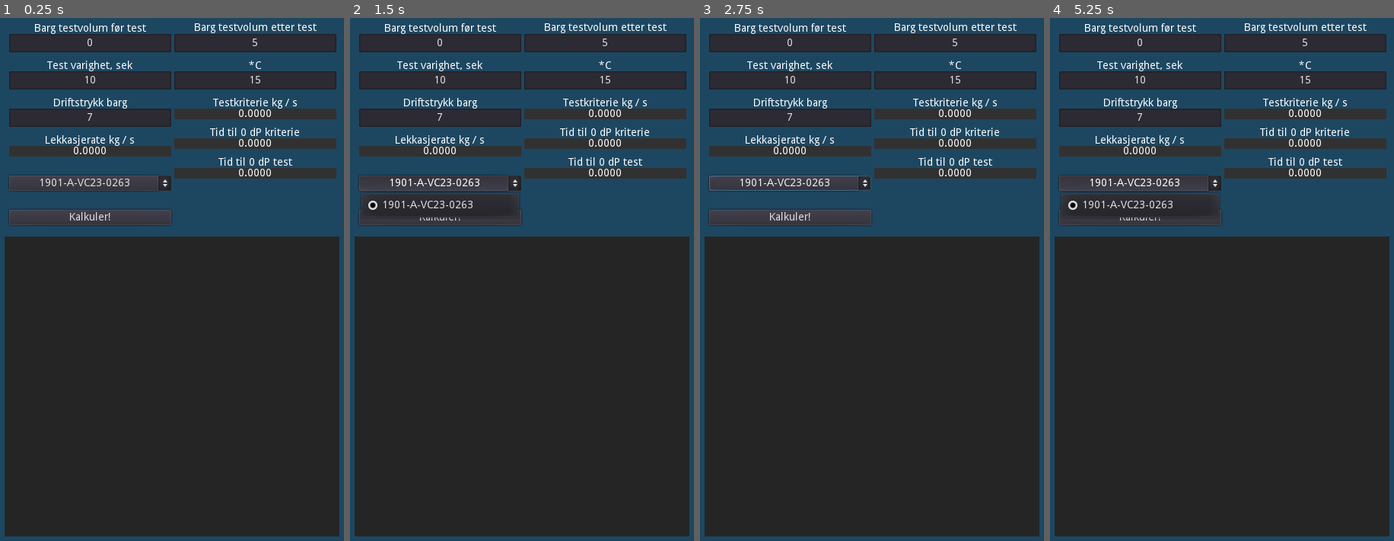
Above: before the commit, frames 1-4 (left to right).
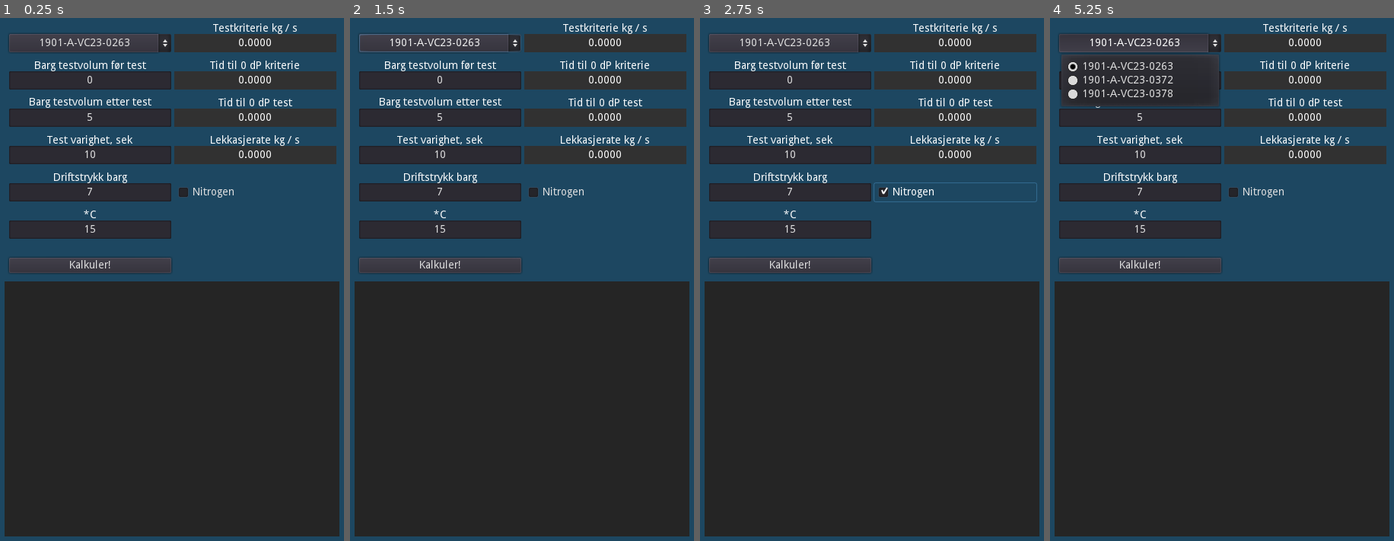
Above: after the commit, the same moments.

Repository: Keroflux/Critical-leak-test
Game: Godot game, scene res://Control.tscn
Two runs of this game, one before a commit and one after it. Both use one fixed random seed, a clock stepped at 60 frames per second and the inputs below.
Inputs (mouse positions are in pixels of both pictures, inside the frame that each line leads up to):
- Up to frame 1 (0.25 s): no input
- Up to frame 2 (1.5 s): click "1901-A-VC23-0263" at 0.5 s; click "Kalkuler!" at 1.25 s
- Up to frame 3 (2.75 s): click (954, 190) at 2 s, where only the run after the commit has a clickable "Nitrogen"
- Up to frame 4 (5.25 s): click "1901-A-VC23-0263" at 2.75 s; click "Kalkuler!" at 3.5 s; click (1304, 190) at 4.25 s, where only the run after the commit has a clickable "Nitrogen"; click "1901-A-VC23-0263" at 5 s

The runs differ from the first frame. In frame 1, 19% of the frame differs, in the area x 1-99%, y 0-51%; in frame 2, 19%; in frame 3, 20%; in frame 4, 22%.

Commit message:
Added more valves

Diff:
--- a/Control.tscn
+++ b/Control.tscn
@@ -39,10 +39,22 @@
 size_flags_vertical = 3
 custom_constants/separation = 25
 
+[node name="OptionButton" type="OptionButton" parent="MarginContainer/HBoxContainer/VBoxContainer"]
+unique_name_in_owner = true
+margin_right = 213.0
+margin_bottom = 24.0
+rect_min_size = Vector2( 0, 24 )
+size_flags_horizontal = 3
+text = "1901-A-VC23-0263"
+align = 1
+items = [ "1901-A-VC23-0263", null, false, 0, null, "1901-A-VC23-0372", null, false, 1, null, "1901-A-VC23-0378", null, false, 2, null ]
+selected = 0
+
 [node name="PressureStart" type="LineEdit" parent="MarginContainer/HBoxContainer/VBoxContainer"]
 unique_name_in_owner = true
-margin_right = 213.0
-margin_bottom = 24.0
+margin_top = 49.0
+margin_right = 213.0
+margin_bottom = 73.0
 size_flags_horizontal = 3
 text = "0"
 align = 1
@@ -60,11 +72,28 @@
 "_edit_use_anchors_": true
 }
 
+[node name="PressureAfter" type="LineEdit" parent="MarginContainer/HBoxContainer/VBoxContainer"]
+unique_name_in_owner = true
+margin_top = 98.0
+margin_right = 213.0
+margin_bottom = 122.0
+size_flags_horizontal = 3
+text = "5"
+align = 1
+
+[node name="Label" type="Label" parent="MarginContainer/HBoxContainer/VBoxContainer/PressureAfter"]
+anchor_right = 1.0
+margin_top = -15.0
+margin_bottom = -1.0
+text = "Barg testvolum etter test"
+align = 1
+valign = 1
+
 [node name="TestTime" type="LineEdit" parent="MarginContainer/HBoxContainer/VBoxContainer"]
 unique_name_in_owner = true
-margin_top = 49.0
-margin_right = 213.0
-margin_bottom = 73.0
+margin_top = 147.0
+margin_right = 213.0
+margin_bottom = 171.0
 size_flags_horizontal = 3
 text = "10"
 align = 1
@@ -78,9 +107,9 @@
 
 [node name="PressureExternal" type="LineEdit" parent="MarginContainer/HBoxContainer/VBoxContainer"]
 unique_name_in_owner = true
-margin_top = 98.0
-margin_right = 213.0
-margin_bottom = 122.0
+margin_top = 196.0
+margin_right = 213.0
+margin_bottom = 220.0
 size_flags_horizontal = 3
 text = "7"
 align = 1
@@ -92,46 +121,28 @@
 align = 1
 valign = 1
 
-[node name="LeakRate" type="Label" parent="MarginContainer/HBoxContainer/VBoxContainer"]
-unique_name_in_owner = true
-margin_top = 147.0
-margin_right = 213.0
-margin_bottom = 161.0
-size_flags_horizontal = 3
-size_flags_vertical = 1
-custom_styles/normal = SubResource( 1 )
-text = "0.0000"
-align = 1
-valign = 1
-
-[node name="Label" type="Label" parent="MarginContainer/HBoxContainer/VBoxContainer/LeakRate"]
-anchor_right = 1.0
-margin_top = -14.0
-text = "Lekkasjerate kg / s"
-align = 1
-
-[node name="OptionButton" type="OptionButton" parent="MarginContainer/HBoxContainer/VBoxContainer"]
-unique_name_in_owner = true
-margin_top = 186.0
-margin_right = 213.0
-margin_bottom = 206.0
-size_flags_horizontal = 3
-text = "1901-A-VC23-0263"
-align = 1
-items = [ "1901-A-VC23-0263", null, false, 0, null ]
-selected = 0
+[node name="Temperatur" type="LineEdit" parent="MarginContainer/HBoxContainer/VBoxContainer"]
+unique_name_in_owner = true
+margin_top = 245.0
+margin_right = 213.0
+margin_bottom = 269.0
+size_flags_horizontal = 3
+text = "15"
+align = 1
+
+[node name="Label" type="Label" parent="MarginContainer/HBoxContainer/VBoxContainer/Temperatur"]
+anchor_right = 1.0
+margin_top = -14.0
+text = "*C"
+align = 1
+valign = 1
 
 [node name="Button" type="Button" parent="MarginContainer/HBoxContainer/VBoxContainer"]
-margin_top = 231.0
-margin_right = 213.0
-margin_bottom = 251.0
+margin_top = 294.0
+margin_right = 213.0
+margin_bottom = 314.0
 size_flags_horizontal = 3
 text = "Kalkuler!"
-
-[node name="ColorRect" type="ColorRect" parent="MarginContainer/HBoxContainer/VBoxContainer"]
-margin_top = 276.0
-margin_right = 213.0
-margin_bottom = 276.0
 
 [node name="VBoxContainer2" type="VBoxContainer" parent="MarginContainer/HBoxContainer"]
 margin_left = 217.0
@@ -141,101 +152,98 @@
 size_flags_vertical = 3
 custom_constants/separation = 25
 
-[node name="PressureAfter" type="LineEdit" parent="MarginContainer/HBoxContainer/VBoxContainer2"]
+[node name="CritLeak" type="Label" parent="MarginContainer/HBoxContainer/VBoxContainer2"]
 unique_name_in_owner = true
 margin_right = 213.0
 margin_bottom = 24.0
-size_flags_horizontal = 3
-text = "5"
-align = 1
-
-[node name="Label" type="Label" parent="MarginContainer/HBoxContainer/VBoxContainer2/PressureAfter"]
-anchor_right = 1.0
-margin_top = -15.0
-margin_bottom = -1.0
-text = "Barg testvolum etter test"
-align = 1
-valign = 1
-
-[node name="Temperatur" type="LineEdit" parent="MarginContainer/HBoxContainer/VBoxContainer2"]
+rect_min_size = Vector2( 0, 24 )
+size_flags_horizontal = 3
+size_flags_vertical = 1
+custom_styles/normal = SubResource( 1 )
+text = "0.0000"
+align = 1
+valign = 1
+
+[node name="Label" type="Label" parent="MarginContainer/HBoxContainer/VBoxContainer2/CritLeak"]
+anchor_right = 1.0
+margin_top = -14.0
+text = "Testkriterie kg / s"
+align = 1
+valign = 2
+
+[node name="CritLeakSec" type="Label" parent="MarginContainer/HBoxContainer/VBoxContainer2"]
 unique_name_in_owner = true
 margin_top = 49.0
 margin_right = 213.0
 margin_bottom = 73.0
-size_flags_horizontal = 3
-text = "15"
-align = 1
-
-[node name="Label" type="Label" parent="MarginContainer/HBoxContainer/VBoxContainer2/Temperatur"]
-anchor_right = 1.0
-margin_top = -14.0
-text = "*C"
-align = 1
-valign = 1
-
-[node name="CritLeak" type="Label" parent="MarginContainer/HBoxContainer/VBoxContainer2"]
+rect_min_size = Vector2( 0, 24 )
+size_flags_horizontal = 3
+size_flags_vertical = 1
+custom_styles/normal = SubResource( 1 )
+text = "0.0000"
+align = 1
+valign = 1
+
+[node name="Label" type="Label" parent="MarginContainer/HBoxContainer/VBoxContainer2/CritLeakSec"]
+anchor_right = 1.0
+margin_top = -14.0
+text = "Tid til 0 dP kriterie"
+align = 1
+valign = 2
+
+[node name="LeakSec" type="Label" parent="MarginContainer/HBoxContainer/VBoxContainer2"]
 unique_name_in_owner = true
 margin_top = 98.0
 margin_right = 213.0
-margin_bottom = 112.0
-size_flags_horizontal = 3
-size_flags_vertical = 1
-custom_styles/normal = SubResource( 1 )
-text = "0.0000"
-align = 1
-valign = 1
-
-[node name="Label" type="Label" parent="MarginContainer/HBoxContainer/VBoxContainer2/CritLeak"]
-anchor_right = 1.0
-margin_top = -14.0
-text = "Testkriterie kg / s"
+margin_bottom = 122.0
+rect_min_size = Vector2( 0, 24 )
+size_flags_horizontal = 3
+size_flags_vertical = 1
+custom_styles/normal = SubResource( 1 )
+text = "0.0000"
+align = 1
+valign = 1
+
+[node name="Label" type="Label" parent="MarginContainer/HBoxContainer/VBoxContainer2/LeakSec"]
+anchor_right = 1.0
+margin_top = -14.0
+text = "Tid til 0 dP test"
 align = 1
 valign = 2
 
-[node name="CritLeakSec" type="Label" parent="MarginContainer/HBoxContainer/VBoxContainer2"]
-unique_name_in_owner = true
-margin_top = 137.0
-margin_right = 213.0
-margin_bottom = 151.0
-size_flags_horizontal = 3
-size_flags_vertical = 1
-custom_styles/normal = SubResource( 1 )
-text = "0.0000"
-align = 1
-valign = 1
-
-[node name="Label" type="Label" parent="MarginContainer/HBoxContainer/VBoxContainer2/CritLeakSec"]
-anchor_right = 1.0
-margin_top = -14.0
-text = "Tid til 0 dP kriterie"
-align = 1
-valign = 2
-
-[node name="LeakSec" type="Label" parent="MarginContainer/HBoxContainer/VBoxContainer2"]
-unique_name_in_owner = true
-margin_top = 176.0
-margin_right = 213.0
-margin_bottom = 190.0
-size_flags_horizontal = 3
-size_flags_vertical = 1
-custom_styles/normal = SubResource( 1 )
-text = "0.0000"
-align = 1
-valign = 1
-
-[node name="Label" type="Label" parent="MarginContainer/HBoxContainer/VBoxContainer2/LeakSec"]
-anchor_right = 1.0
-margin_top = -14.0
-text = "Tid til 0 dP test"
-align = 1
-valign = 2
+[node name="LeakRate" type="Label" parent="MarginContainer/HBoxContainer/VBoxContainer2"]
+unique_name_in_owner = true
+margin_top = 147.0
+margin_right = 213.0
+margin_bottom = 171.0
+rect_min_size = Vector2( 0, 24 )
+size_flags_horizontal = 3
+size_flags_vertical = 1
+custom_styles/normal = SubResource( 1 )
+text = "0.0000"
+align = 1
+valign = 1
+
+[node name="Label" type="Label" parent="MarginContainer/HBoxContainer/VBoxContainer2/LeakRate"]
+anchor_right = 1.0
+margin_top = -14.0
+text = "Lekkasjerate kg / s"
+align = 1
+
+[node name="Nitrogen" type="CheckBox" parent="MarginContainer/HBoxContainer/VBoxContainer2"]
+unique_name_in_owner = true
+margin_top = 196.0
+margin_right = 213.0
+margin_bottom = 220.0
+text = "Nitrogen"
 
 [node name="ColorRect2" type="ColorRect" parent="."]
 show_behind_parent = true
 margin_left = 19.0
-margin_top = 291.0
+margin_top = 350.0
 margin_right = 459.0
 margin_bottom = 685.0
 color = Color( 0.145098, 0.145098, 0.145098, 1 )
 
+[connection signal="item_selected" from="MarginContainer/HBoxContainer/VBoxContainer/OptionButton" to="." method="_on_OptionButton_item_selected"]
 [connection signal="pressed" from="MarginContainer/HBoxContainer/VBoxContainer/Button" to="." method="_on_Button_pressed"]
--- a/Lekkasje.gd
+++ b/Lekkasje.gd
@@ -1,6 +1,6 @@
 extends Control
 
-var tag = "1901-A-VC23-0263"
+var tag = "A-VC23-0263"
 # Variabler til bruk i kalkulering av lekkasje kriterie
 var MW: float = 28.01 	# MOL vekt for test medie
 var P1: float = 1.0 	# Trykk utenfor testvolum
@@ -130,8 +130,8 @@
 		size = test_size
 	if size == 0:
 		size = 1
-	var scale_x = 400 / (size * 0.01)
-	var scale_y = 400 / P1
+	var scale_x = 440 / (size * 0.01)
+	var scale_y = 335 / P1
 	var step_test = 0
 	var step_crit = 0
 	if not crit_size == 0:
@@ -145,6 +145,20 @@
 		draw_polyline(crit, Color(1, 0, 0))
 
 
+func set_test_variables():
+	var valve = VALVES.valves[tag]
+
+	if $"%Nitrogen".pressed:
+		MW = 28.01
+		Z = 0.98
+	else:
+		MW = valve["MW"]
+		Z = valve["Z"]
+
+	Di = valve["Di"]
+	volume = valve["volume"]
+
+
 func _draw():
 	trend()
 
@@ -155,6 +169,8 @@
 	PB = float($"%PressureAfter".text) + 1
 	T = float($"%Temperatur".text)
 	test_time = float($"%TestTime".text)
+
+	set_test_variables()
 	kgs_crit = calc_leak_crit_gas()
 	kgs_test = calc_leak_rate_gas()
 	$"%LeakRate".text = str(kgs_test)
@@ -210,3 +226,12 @@
 #		$ColorRect.self_modulate = Color(1.0, 0.0, 0.0)
 #	else:
 #		$ColorRect.self_modulate = Color(0.0, 1.0, 0.0)
+
+
+func _on_OptionButton_item_selected(index):
+	if index == 0:
+		tag = "A-VC23-0263"
+	elif index == 1:
+		tag = "A-VC23-0372"
+	elif index == 2:
+		tag = "A-VC23-0378"
--- /dev/null
+++ b/VALVES.gd
@@ -0,0 +1,7 @@
+extends Node
+
+
+var valves = {"A-VC23-0263": {"MW": 36, "Di": 372, "Z": 0.8259, "volume": 0.11876},
+			"A-VC23-0372": {"MW": 24.7, "Di": 229, "Z": 0.7355, "volume": 0.03622},
+			"A-VC23-0378": {"MW": 24.7, "Di": 229, "Z": 0.7355, "volume": 0.06681}
+			}
--- a/project.godot
+++ b/project.godot
@@ -13,6 +13,10 @@
 config/name="Lekkasjetest"
 run/main_scene="res://Control.tscn"
 config/icon="res://icon.png"
+
+[autoload]
+
+VALVES="*res://VALVES.gd"
 
 [display]
 
